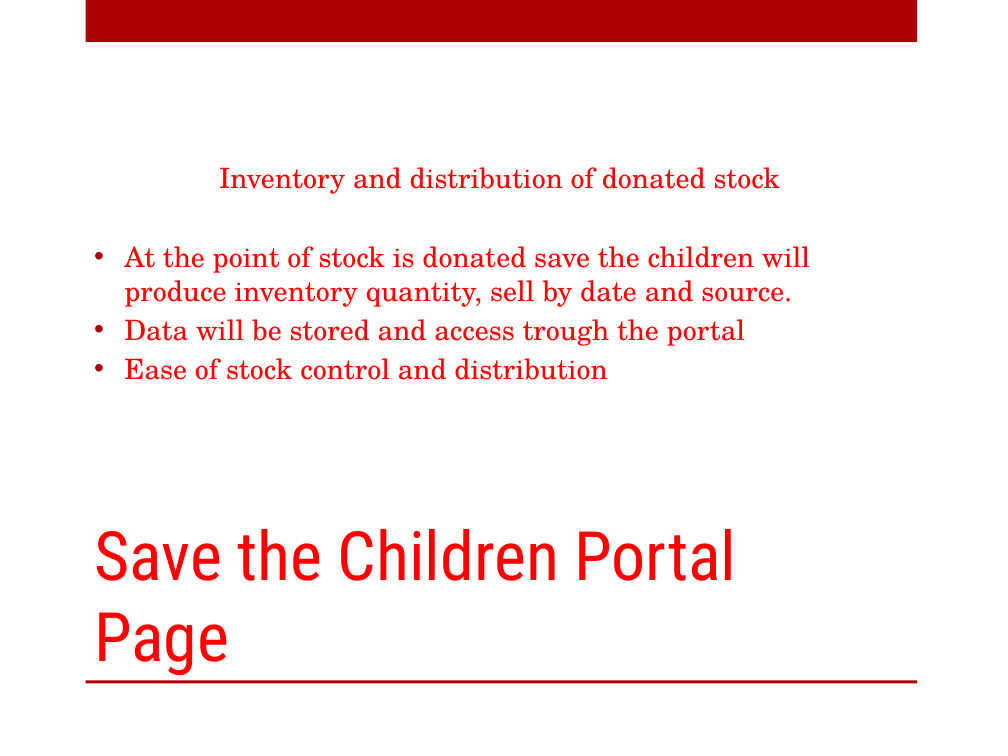
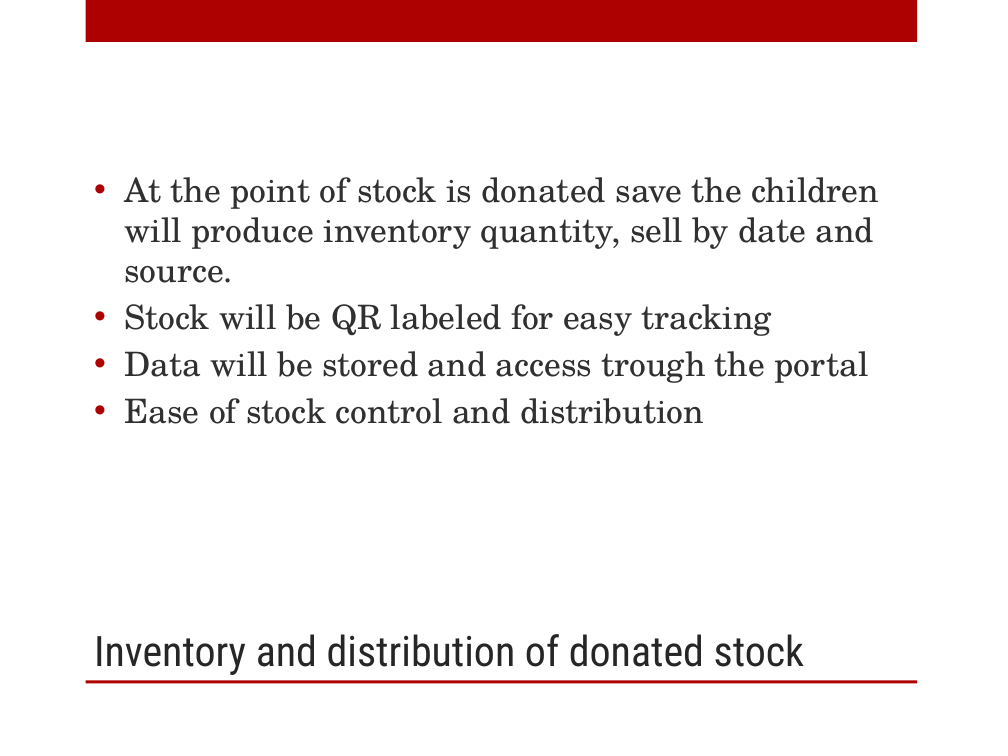
Before and after one commit to dumitruc/ve-hack-day, a slide deck: slide 27 of PPT/SaveTheChildren.pptx (slide 31 before the commit). Drawn at 1008x756 pixels with LibreOffice and Linux fonts; fonts in the diff are those of the drawing; background and template pictures are left out. Boxes give left, top, right and bottom in pixels: in the first picture for what was removed or moved away, otherwise in the second. Text is boxed around its words. In the diff, an @@ line names an element or a change of style, - is before the commit and + after.

```diff
--- a/PPT/SaveTheChildren.pptx
+++ b/PPT/SaveTheChildren.pptx
@@ text at [124,177,880,424]: size 20 to 24 pt, text colour #FF0000 to #303030 in "At the point of stock is donated ...", "Data will be stored and access trough ...", "Ease of stock control and distribution" @@
@@ text at [219,167,780,194]: paragraph removed @@
-Inventory and distribution of donated stock
@@ text at [124,304,772,336]: paragraph added @@
+• Stock will be QR labeled for easy tracking
@@ title at [94,634,804,675]: text changed; size 48.6 to 30 pt; text colour #FF0000 to #262626 @@
-Save the Children Portal Page
+Inventory and distribution of donated stock
```
Also in this commit, not shown: 5 other slides changed, 4 slides added, 8 slides removed, 1 other file.
